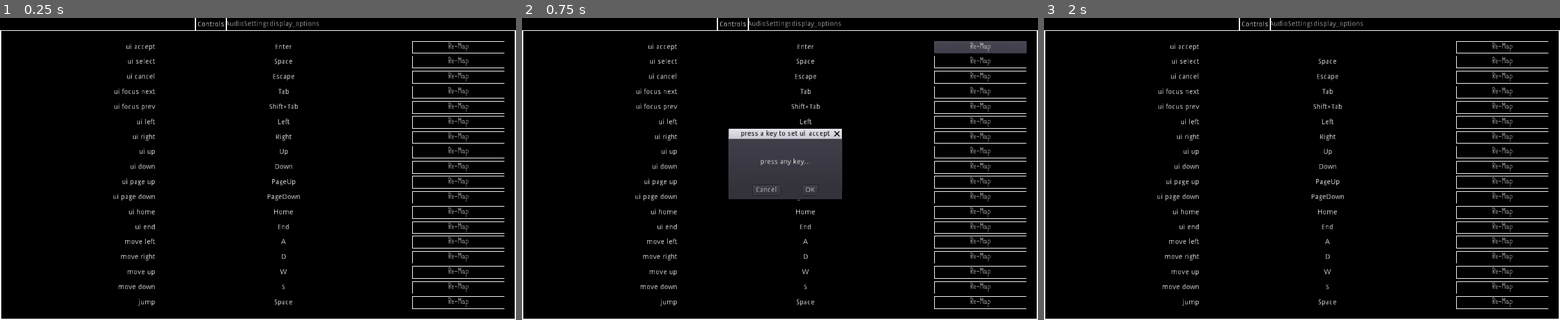
Above: before the commit, frames 1-3 (left to right).
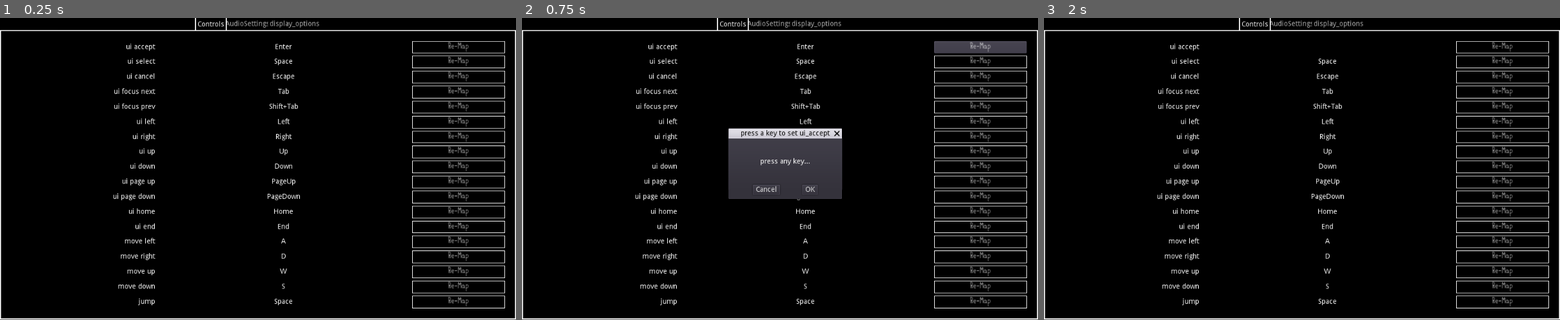
Above: after the commit, the same moments.

Repository: TeamName-FIOLTR/BWgamejam2022
Game: Godot game, scene res://scenes/UI/SettingsMenu.tscn
Same seed, same stepped clock (60 frames per second), same inputs: the game is played once before the commit and once after it. This scene is started directly instead of the project's main scene.
Inputs:
- Up to frame 1 (0.25 s): no input
- Up to frame 2 (0.75 s): click "Re-Map" at 0.5 s
- Up to frame 3 (2 s): click "OK" at 1.25 s
In our replay, the window is 800x469 before the commit and 800x468 after it. These sizes can differ from the game's own. Grey fills any space a smaller window leaves; there, only what the larger window draws over its background counts as a difference.

The runs differ from the first frame. In frame 1, 4.8% of the frame differs, in the area x 0-100%, y 0-100%; in frame 2, 4.9%; in frame 3, 4.8%.
Error before the commit: Parse Error: Indented block expected after declaration of "sync_settings" function. (res://assets/scripts/resources/config_resource.gd:30)
Error after the commit: Invalid get index '0' (on base: 'Array'). (res://assets/scripts/UI/ControlEntryUI.gd:16)

Commit message:
got the config resource saving and re-loading
"audio channels" ,vsync, fps, and screen aspect ratio

Diff:
--- a/assets/scripts/UI/GameStart.gd
+++ b/assets/scripts/UI/GameStart.gd
@@ -5,6 +5,7 @@
 func _ready():
 	#initilize the game save dir if it is not already
 	GameSaveResource.initilize_save_dir()
+
 
 func _on_exit_pressed():
 	#leav the game
--- a/assets/scripts/UI/SoundSlider.gd
+++ b/assets/scripts/UI/SoundSlider.gd
@@ -13,7 +13,10 @@
 var channel_id : int = 0 setget set_channel,get_channel
 func set_channel(val : int)->void:
 	channel_id = val
-	vol_slider.value = db2linear(AudioServer.get_bus_volume_db(channel_id))*50
+	if AudioServer.is_bus_mute(channel_id):
+		vol_slider.value = 0
+	else:
+		vol_slider.value = db2linear(AudioServer.get_bus_volume_db(channel_id))*50
 	update_display_text()
 func get_channel()->int:
 	return channel_id
@@ -38,10 +41,23 @@
 	if ready:
 		value = value*2.0
 		if value <= 2.0:
+			#1 equates to mute, as we should never go over 0 dv
+			Globals.config_data.audio_bus_db[AudioServer.get_bus_name(channel_id)] = 200
+			Globals.save_config()
+
 			AudioServer.set_bus_mute(channel_id,true)
 		else:
-			AudioServer.set_bus_volume_db(channel_id,linear2db(value/100))
+			#1 equates to mute, as we should never go over 0 dv
+			var volum = linear2db(value/100)
+
+			#save configuration
+			Globals.config_data.audio_bus_db[AudioServer.get_bus_name(channel_id)] = volum
+			Globals.save_config()
+
+			#update live
+			AudioServer.set_bus_volume_db(channel_id,volum)
 			AudioServer.set_bus_mute(channel_id,false)
+
 		update_display_text()
 func _input(event):
 	if event.is_action_pressed("developer_debug"):
--- /dev/null
+++ b/assets/scripts/UI/checkVsync.gd
@@ -0,0 +1,21 @@
+extends CheckBox
+
+
+# Declare member variables here. Examples:
+# var a = 2
+# var b = "text"
+
+
+# Called when the node enters the scene tree for the first time.
+func _ready():
+	toggle_mode = true
+
+
+# Called every frame. 'delta' is the elapsed time since the previous frame.
+#func _process(delta):
+#	pass
+
+func _on_CheckBox_toggled(button_pressed):
+	OS.vsync_enabled = button_pressed
+	Globals.config_data.do_vsync = button_pressed
+	Globals.save_config()
--- a/assets/scripts/UI/resolutionUI/resChanger.gd
+++ b/assets/scripts/UI/resolutionUI/resChanger.gd
@@ -19,7 +19,11 @@
 ]
 
 func change_game_aspect(width : int, height : int,scale_factor : int = 0)->void:
-	get_tree().get_root().size = Vector2(width,height)
+	Globals.config_data.resolution = Vector2(width, height)
+
+	get_tree().get_root().size = Vector2(width, height)
+
+	Globals.save_config()
 
 func update_resolution()->void:
 	change_game_aspect(width.numeric_value,height.numeric_value)
--- /dev/null
+++ b/assets/scripts/UI/targetFPS.gd
@@ -0,0 +1,17 @@
+extends NumberBox
+
+
+# Declare member variables here. Examples:
+# var a = 2
+# var b = "text"
+
+
+# Called when the node enters the scene tree for the first time.
+func _ready():
+	set_number_value(Globals.config_data.target_fps)
+
+
+func _on_CheckBox_number_changed(value):
+	Engine.target_fps = value
+	Globals.config_data.target_fps = value
+	Globals.save_config()
--- a/assets/scripts/globals/Globals.gd
+++ b/assets/scripts/globals/Globals.gd
@@ -5,6 +5,22 @@
 #this stores configuration data and is loaded at run time
 var config_data : ConfigResource
 
+#saves the current configuration file to the disk
+func save_config()->void:
+	print("saving configuration " + str(config_data.resolution))
+	ConfigResource.save_config(config_data)
+	print(str(ConfigResource.get_config().resolution))
+
+#sets up a configuration file if we need to set one up
+func initilize_configuration()->void:
+	var file_checker = File.new()
+	if not file_checker.file_exists(ConfigResource.get_config_path()):
+		print("making new configuration file!")
+		var new_file = ConfigResource.new()
+		ConfigResource.save_config(new_file)
+
+
 func _ready():
-	#re-load our config data
-	config_data = ConfigResource.get_config()
+	#initlize our configuration if we don't have one
+	initilize_configuration()
+	Globals.config_data = ConfigResource.get_and_sync_conf(get_tree())
--- a/assets/scripts/resources/config_resource.gd
+++ b/assets/scripts/resources/config_resource.gd
@@ -7,15 +7,16 @@
 
 class_name ConfigResource
 
-var resolution : Vector2 = Vector2(1024,600)
-var do_bloom : bool = false
-var do_vsync : bool = false
-var target_fps : int = 60
-
+export var resolution : Vector2 = Vector2(1024,600)
+export var do_bloom : bool = false
+export var do_vsync : bool = false
+export var target_fps : int = 60
+export var audio_bus_db : Dictionary = {}
 
 #convinence function for getting the path of a save resource
 static func get_config_path()->String:
-	return "user://config.res"
+	return "user://config.tres"
+
 
 #convinence function to load a save resource from a game name
 static func get_config()->ConfigResource:
@@ -23,6 +24,26 @@
 
 #save a config resource
 static func save_config(conf : ConfigResource)->void:
-	ResourceLoader.save(get_config_path(),conf)
+	print("config resource saving! " + str(conf.resolution))
+	ResourceSaver.save(get_config_path(),conf)
 
-static func sync_settings(conf : ConfigResource)->void:
+static func sync_settings(tree : SceneTree,conf : ConfigResource)->void:
+	(tree.get_root() as Viewport).size = conf.resolution
+	Engine.target_fps = conf.target_fps
+	OS.set_use_vsync(conf.do_vsync)
+
+
+	for channel in conf.audio_bus_db:
+		var idx = AudioServer.get_bus_index(channel)
+
+		if conf.audio_bus_db[channel] >= 200:
+			AudioServer.set_bus_mute(idx,true)
+		else:
+			AudioServer.set_bus_mute(idx,false)
+			AudioServer.set_bus_volume_db(idx,conf.audio_bus_db[channel])
+
+#convinence function that syncs to the config data and returns a reference to it
+static func get_and_sync_conf(tree : SceneTree)->ConfigResource:
+	var ret_val = get_config()
+	sync_settings(tree,ret_val)
+	return ret_val
--- a/scenes/UI/StartLevel.tscn
+++ b/scenes/UI/StartLevel.tscn
@@ -11,3 +11,5 @@
 script = ExtResource( 2 )
 
 [node name="mainContainer" parent="." instance=ExtResource( 1 )]
+
+[connection signal="ready" from="." to="." method="_on_GameStart_ready"]
--- a/scenes/UI/composit/MainMenuWIthBack.tscn
+++ b/scenes/UI/composit/MainMenuWIthBack.tscn
@@ -27,10 +27,7 @@
 script = ExtResource( 1 )
 current_scene_name = "MainMenu"
 
-[node name="MainMenu" type="VScrollBar" parent="Content/ContentInside" groups=["menu_root"] instance=ExtResource( 3 )]
-self_modulate = Color( 0, 0, 0, 1 )
-anchor_right = 1.0
-anchor_bottom = 1.0
+[node name="MainMenu" parent="Content/ContentInside" instance=ExtResource( 3 )]
 
 [node name="footer" type="Panel" parent="Content"]
 self_modulate = Color( 0, 0, 0, 1 )
--- a/scenes/UI/display_options.tscn
+++ b/scenes/UI/display_options.tscn
@@ -1,6 +1,8 @@
-[gd_scene load_steps=2 format=2]
+[gd_scene load_steps=4 format=2]
 
 [ext_resource path="res://scenes/UI/resolution/resChanger.tscn" type="PackedScene" id=1]
+[ext_resource path="res://assets/scripts/UI/targetFPS.gd" type="Script" id=2]
+[ext_resource path="res://assets/scripts/UI/checkVsync.gd" type="Script" id=3]
 
 [node name="display_options" type="Control"]
 anchor_right = 1.0
@@ -23,7 +25,7 @@
 
 [node name="Control" type="Control" parent="ScrollContainer/VBoxContainer"]
 margin_right = 626.0
-margin_bottom = 104.0
+margin_bottom = 78.0
 size_flags_horizontal = 3
 size_flags_vertical = 3
 
@@ -40,9 +42,9 @@
 valign = 1
 
 [node name="CheckBloom" type="Control" parent="ScrollContainer/VBoxContainer"]
-margin_top = 104.0
+margin_top = 78.0
 margin_right = 626.0
-margin_bottom = 208.0
+margin_bottom = 156.0
 size_flags_horizontal = 3
 size_flags_vertical = 3
 
@@ -59,22 +61,50 @@
 anchor_right = 1.0
 anchor_bottom = 0.75
 
-[node name="CheckBloom2" type="Control" parent="ScrollContainer/VBoxContainer"]
-margin_top = 208.0
+[node name="vsync" type="Control" parent="ScrollContainer/VBoxContainer"]
+margin_top = 156.0
+margin_right = 626.0
+margin_bottom = 234.0
+size_flags_horizontal = 3
+size_flags_vertical = 3
+
+[node name="Label" type="Label" parent="ScrollContainer/VBoxContainer/vsync"]
+anchor_right = 0.45
+anchor_bottom = 1.0
+text = "Do Vsync:"
+align = 2
+valign = 1
+
+[node name="CheckBox" type="CheckBox" parent="ScrollContainer/VBoxContainer/vsync"]
+anchor_left = 0.5
+anchor_top = 0.25
+anchor_right = 1.0
+anchor_bottom = 0.75
+script = ExtResource( 3 )
+
+[node name="fps" type="Control" parent="ScrollContainer/VBoxContainer"]
+margin_top = 234.0
 margin_right = 626.0
 margin_bottom = 312.0
 size_flags_horizontal = 3
 size_flags_vertical = 3
 
-[node name="Label" type="Label" parent="ScrollContainer/VBoxContainer/CheckBloom2"]
+[node name="Label" type="Label" parent="ScrollContainer/VBoxContainer/fps"]
 anchor_right = 0.45
 anchor_bottom = 1.0
-text = "Other Option:"
+text = "Target FPS:"
 align = 2
 valign = 1
 
-[node name="CheckBox" type="CheckBox" parent="ScrollContainer/VBoxContainer/CheckBloom2"]
+[node name="CheckBox" type="LineEdit" parent="ScrollContainer/VBoxContainer/fps"]
 anchor_left = 0.5
 anchor_top = 0.25
-anchor_right = 1.0
+anchor_right = 0.626
 anchor_bottom = 0.75
+script = ExtResource( 2 )
+max_value = 100
+min_value = 0
+
+[connection signal="toggled" from="ScrollContainer/VBoxContainer/vsync/CheckBox" to="ScrollContainer/VBoxContainer/vsync/CheckBox" method="_on_CheckBox_toggled"]
+[connection signal="number_changed" from="ScrollContainer/VBoxContainer/fps/CheckBox" to="ScrollContainer/VBoxContainer/Control/Resolution Changer" method="_on_CheckBox_number_changed"]
+[connection signal="number_changed" from="ScrollContainer/VBoxContainer/fps/CheckBox" to="ScrollContainer/VBoxContainer/fps/CheckBox" method="_on_CheckBox_number_changed"]
